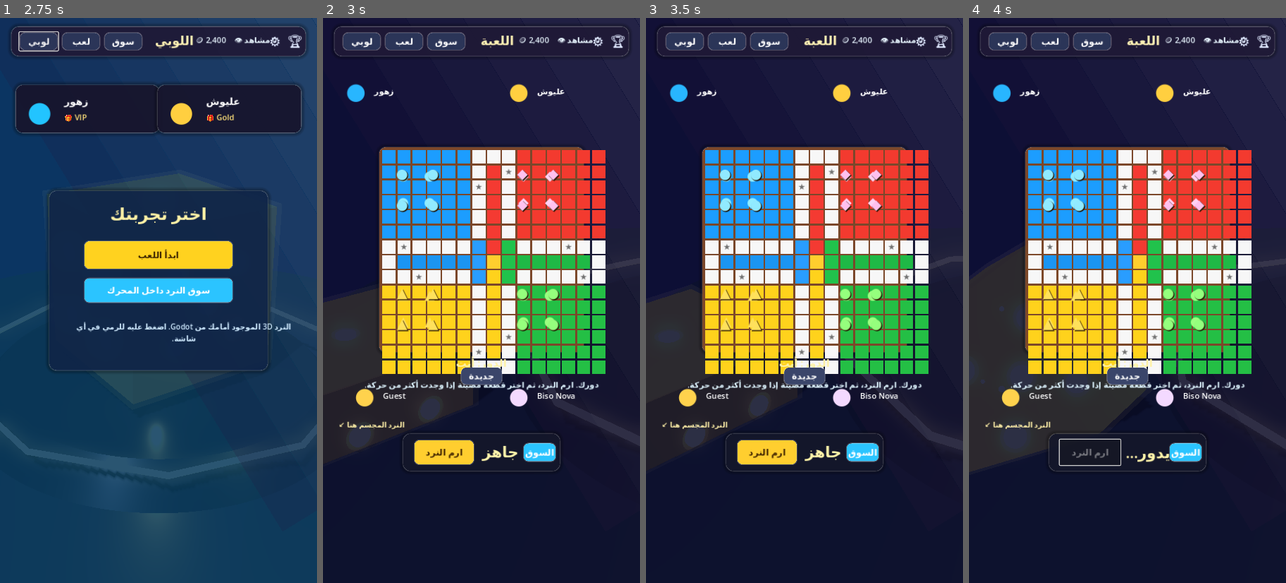
Above: before the commit, frames 1-4 (left to right).
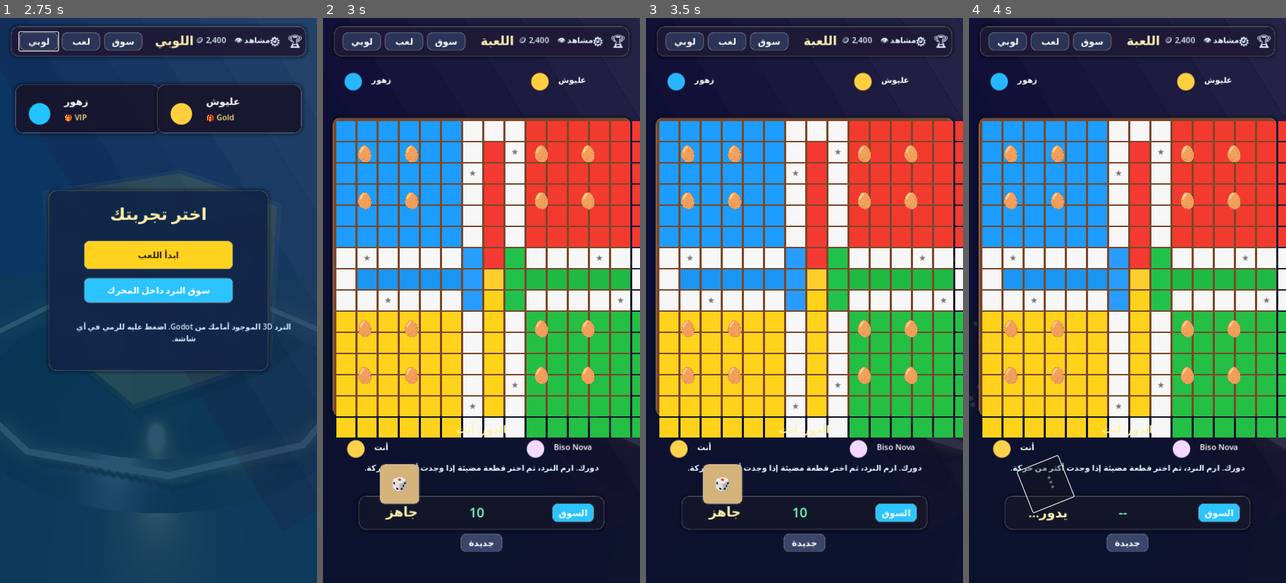
Above: after the commit, the same moments.

Repository: hamza2234/Lod
Game: Godot game, scene res://scenes/dice_preview.tscn
The game is run twice, just before and just after one commit, with the same random seed, the same clock (stepped at 60 frames per second) and the same inputs.
Inputs (mouse positions are in pixels of both pictures, inside the frame that each line leads up to):
- Up to frame 1 (2.75 s): click (158, 215) at 0.52 s; type "12" at 0.6 s; click "دخول اللوبي" at 1.25 s; click "لوبي" at 2 s
- Up to frame 2 (3 s): click "لعب" at 2.75 s
- Up to frame 3 (3.5 s): no input
- Up to frame 4 (4 s): click "ارم النرد" (after the commit: "🎲") at 3.5 s

Frame 1 is identical in both runs. In frame 2, 47% of the frame differs, in the area x 0-100%, y 9-95%; in frame 3, 47%; in frame 4, 47%.

Commit message:
Redesign portrait gameplay layout
Co-authored-by: hamza2234 <hamza2234@users.noreply.github.com>

Diff:
--- a/godot-dice-preview/scripts/dice_preview.gd
+++ b/godot-dice-preview/scripts/dice_preview.gd
@@ -77,15 +77,17 @@
 	6: [Vector2(-0.42, -0.48), Vector2(-0.42, 0.0), Vector2(-0.42, 0.48), Vector2(0.42, -0.48), Vector2(0.42, 0.0), Vector2(0.42, 0.48)],
 }
 
-const BOARD_CELL := 30.0
+const BOARD_CELL := 44.0
 const MAIN_PATH_LENGTH := 52
 const HOME_ENTRY_PROGRESS := 52
 const FINISH_PROGRESS := 58
-
-const PLAYER_NAMES := ["أنت", "عليوش CPU", "Biso CPU", "زهور CPU"]
-const PLAYER_SYMBOLS := ["●", "◆", "●", "▲"]
-const PLAYER_COLORS := [Color("#91eaff"), Color("#ffc1ef"), Color("#95ff7d"), Color("#ffe15b")]
-const PLAYER_START_OFFSETS := [0, 13, 26, 39]
+const HUMAN_TURN_SECONDS := 10.0
+const HUMAN_CHOICE_SECONDS := 6.0
+
+const PLAYER_NAMES := ["أنت", "زهور CPU", "عليوش CPU", "Biso Nova CPU"]
+const PLAYER_SYMBOLS := ["🥚", "🥚", "🥚", "🥚"]
+const PLAYER_COLORS := [Color("#ffe15b"), Color("#91eaff"), Color("#ffc1ef"), Color("#95ff7d")]
+const PLAYER_START_OFFSETS := [39, 0, 13, 26]
 const SAFE_GLOBAL_INDICES := [0, 8, 13, 21, 26, 34, 39, 47]
 
 var result_rotations := {}
@@ -100,6 +102,8 @@
 var awaiting_piece_choice := false
 var game_busy := false
 var game_over := false
+var turn_deadline := 0.0
+var turn_timer_active := false
 
 var camera: Camera3D
 var dice_root: Node3D
@@ -120,15 +124,16 @@
 var bet_label: Label
 var status_label: Label
 var turn_label: Label
+var timer_label: Label
 var demo_piece: Label
 var board_holder: Control
 var piece_labels: Array = []
 var piece_progress: Array = []
 var home_origins: Array[Vector2] = [
+	Vector2(1.1, 10.2),
 	Vector2(1.1, 1.2),
 	Vector2(10.2, 1.2),
 	Vector2(10.2, 10.2),
-	Vector2(1.1, 10.2),
 ]
 
 var rolling := false
@@ -166,6 +171,16 @@
 		dice_root.rotate_y(delta * 0.22)
 
 	_update_sparks(delta)
+	_update_turn_timer()
+	if roll_button:
+		roll_button.pivot_offset = roll_button.size / 2.0
+		if rolling and current_screen == "play":
+			roll_button.rotation += delta * 10.0
+			roll_button.scale = Vector2.ONE * (1.0 + abs(sin(time * 16.0)) * 0.08)
+		else:
+			roll_button.rotation = lerp_angle(roll_button.rotation, 0.0, min(1.0, delta * 8.0))
+			if not awaiting_piece_choice:
+				roll_button.scale = roll_button.scale.lerp(Vector2.ONE, min(1.0, delta * 8.0))
 
 
 func _unhandled_input(event: InputEvent) -> void:
@@ -455,53 +470,54 @@
 	var screen := _screen_base("play", Color("#281738"), Color("#0a0d26"))
 	_add_top_bar(screen, "اللعبة", true)
 
-	screen.add_child(_player_chip("زهور", Color("#28b6ff"), Vector2(40, 130)))
-	screen.add_child(_player_chip("عليوش", Color("#ffcf40"), Vector2(410, 130)))
-	screen.add_child(_player_chip("Biso Nova", Color("#f3d9ff"), Vector2(410, 820)))
-	screen.add_child(_player_chip("Guest", Color("#ffd24d"), Vector2(60, 820)))
+	screen.add_child(_player_chip("زهور", Color("#28b6ff"), Vector2(34, 104)))
+	screen.add_child(_player_chip("عليوش", Color("#ffcf40"), Vector2(458, 104)))
+	screen.add_child(_player_chip("Biso Nova", Color("#f3d9ff"), Vector2(448, 936)))
+	screen.add_child(_player_chip("أنت", Color("#ffd24d"), Vector2(40, 936)))
 
 	board_holder = Control.new()
-	board_holder.position = Vector2(135, 300)
+	board_holder.position = Vector2(30, 234)
 	board_holder.size = Vector2(BOARD_CELL * 15.0, BOARD_CELL * 15.0)
 	screen.add_child(board_holder)
 	_build_ludo_board(board_holder)
 
 	turn_label = _label("دورك", 24, Color("#fff2a6"), HORIZONTAL_ALIGNMENT_CENTER)
-	turn_label.position = Vector2(140, 760)
+	turn_label.position = Vector2(140, 910)
 	turn_label.size = Vector2(440, 42)
 	screen.add_child(turn_label)
 
 	status_label = _label("ارم النرد. تحتاج 6 لإخراج قطعة من البيت.", 18, Color("#dff5ff"), HORIZONTAL_ALIGNMENT_CENTER)
-	status_label.position = Vector2(70, 800)
+	status_label.position = Vector2(70, 988)
 	status_label.size = Vector2(580, 64)
 	status_label.autowrap_mode = TextServer.AUTOWRAP_WORD_SMART
 	screen.add_child(status_label)
 
-	var dice_hint := _label("النرد المجسم هنا ↙", 16, Color("#fff0a8"), HORIZONTAL_ALIGNMENT_LEFT)
-	dice_hint.position = Vector2(36, 906)
-	dice_hint.size = Vector2(180, 32)
-	screen.add_child(dice_hint)
-
-	var bottom_bar := _panel(Vector2(360, 88), Vector2(180, 940), Color("#15182c"), 18)
+	var bottom_bar := _panel(Vector2(560, 78), Vector2(80, 1082), Color("#15182c"), 18)
 	screen.add_child(bottom_bar)
 
-	roll_button = _button("ارم النرد", Vector2(138, 58), Color("#ffce2f"), Color("#402400"))
-	roll_button.position = Vector2(26, 15)
+	roll_button = _button("🎲", Vector2(92, 92), Color("#d5b47b"), Color("#402400"))
+	roll_button.position = Vector2(118, 1012)
+	roll_button.add_theme_font_size_override("font_size", 38)
 	roll_button.pressed.connect(_roll_dice)
-	bottom_bar.add_child(roll_button)
-
-	result_label = _label("جاهز", 34, Color("#fff4aa"), HORIZONTAL_ALIGNMENT_CENTER)
-	result_label.position = Vector2(176, 20)
-	result_label.size = Vector2(96, 48)
+	screen.add_child(roll_button)
+
+	result_label = _label("جاهز", 30, Color("#fff4aa"), HORIZONTAL_ALIGNMENT_CENTER)
+	result_label.position = Vector2(20, 14)
+	result_label.size = Vector2(160, 48)
 	bottom_bar.add_child(result_label)
 
-	var market_tab := _button("السوق", Vector2(76, 44), Color("#2bc4ff"), Color.WHITE)
-	market_tab.position = Vector2(274, 22)
+	timer_label = _label("10", 30, Color("#7dffbc"), HORIZONTAL_ALIGNMENT_CENTER)
+	timer_label.position = Vector2(210, 14)
+	timer_label.size = Vector2(120, 48)
+	bottom_bar.add_child(timer_label)
+
+	var market_tab := _button("السوق", Vector2(96, 44), Color("#2bc4ff"), Color.WHITE)
+	market_tab.position = Vector2(440, 17)
 	market_tab.pressed.connect(_show_screen.bind("market"))
 	bottom_bar.add_child(market_tab)
 
 	var restart := _button("جديدة", Vector2(96, 42), Color("#3a456a"), Color.WHITE)
-	restart.position = Vector2(312, 790)
+	restart.position = Vector2(312, 1168)
 	restart.pressed.connect(_start_new_match)
 	screen.add_child(restart)
 
@@ -618,11 +634,6 @@
 				var star := _label("★", 19, Color("#717171"), HORIZONTAL_ALIGNMENT_CENTER)
 				star.size = Vector2(BOARD_CELL, BOARD_CELL)
 				cell.add_child(star)
-
-	_add_home_tokens(parent, Vector2(1.1, 1.2), Color("#92edff"), "●")
-	_add_home_tokens(parent, Vector2(10.2, 1.2), Color("#ffd2f4"), "◆")
-	_add_home_tokens(parent, Vector2(10.2, 10.2), Color("#9cff80"), "●")
-	_add_home_tokens(parent, Vector2(1.1, 10.2), Color("#ffe05c"), "▲")
 
 	_create_game_pieces(parent)
 	_reset_ludo_game()
@@ -689,10 +700,12 @@
 	for player in range(4):
 		var player_labels: Array[Label] = []
 		for piece in range(4):
-			var token := _label(PLAYER_SYMBOLS[player], 31, PLAYER_COLORS[player], HORIZONTAL_ALIGNMENT_CENTER)
+			var token := _label(PLAYER_SYMBOLS[player], 42, PLAYER_COLORS[player], HORIZONTAL_ALIGNMENT_CENTER)
 			token.size = Vector2(BOARD_CELL * 1.15, BOARD_CELL * 1.15)
 			token.mouse_filter = Control.MOUSE_FILTER_STOP
 			token.add_theme_color_override("font_shadow_color", Color("#231400"))
+			token.add_theme_color_override("font_outline_color", Color("#fff6cf"))
+			token.add_theme_constant_override("outline_size", 2)
 			token.add_theme_constant_override("shadow_offset_x", 2)
 			token.add_theme_constant_override("shadow_offset_y", 2)
 			token.gui_input.connect(_on_piece_gui_input.bind(player, piece))
@@ -724,12 +737,14 @@
 		return
 	if event is InputEventMouseButton and event.pressed and event.button_index == MOUSE_BUTTON_LEFT:
 		if piece in pending_moves:
+			_stop_turn_timer()
 			awaiting_piece_choice = false
 			pending_moves.clear()
 			_clear_piece_highlights()
 			_move_piece(player, piece, roll_result)
 	elif event is InputEventScreenTouch and event.pressed:
 		if piece in pending_moves:
+			_stop_turn_timer()
 			awaiting_piece_choice = false
 			pending_moves.clear()
 			_clear_piece_highlights()
@@ -753,23 +768,23 @@
 
 
 func _finish_offset(player: int, piece: int) -> Vector2:
-	var offsets: Array[Vector2] = [Vector2(-13, -13), Vector2(13, -13), Vector2(-13, 13), Vector2(13, 13)]
+	var offsets: Array[Vector2] = [Vector2(-16, -16), Vector2(16, -16), Vector2(-16, 16), Vector2(16, 16)]
 	return offsets[piece] + Vector2(player % 2 * 4, player / 2 * 4)
 
 
 func _home_lane_position(player: int, lane_index: int, piece: int) -> Vector2:
 	var lanes: Array = [
+		[Vector2(7, 12), Vector2(7, 11), Vector2(7, 10), Vector2(7, 9), Vector2(7, 8), Vector2(7, 7)],
 		[Vector2(2, 7), Vector2(3, 7), Vector2(4, 7), Vector2(5, 7), Vector2(6, 7), Vector2(7, 7)],
 		[Vector2(7, 2), Vector2(7, 3), Vector2(7, 4), Vector2(7, 5), Vector2(7, 6), Vector2(7, 7)],
 		[Vector2(12, 7), Vector2(11, 7), Vector2(10, 7), Vector2(9, 7), Vector2(8, 7), Vector2(7, 7)],
-		[Vector2(7, 12), Vector2(7, 11), Vector2(7, 10), Vector2(7, 9), Vector2(7, 8), Vector2(7, 7)],
 	]
 	var cell: Vector2 = lanes[player][clampi(lane_index, 0, 5)]
-	return cell * BOARD_CELL + _stack_offset(piece) + Vector2(0, -2)
+	return cell * BOARD_CELL + _stack_offset(piece) + Vector2(-3, -5)
 
 
 func _stack_offset(piece: int) -> Vector2:
-	var offsets: Array[Vector2] = [Vector2(-5, -5), Vector2(5, -5), Vector2(-5, 5), Vector2(5, 5)]
+	var offsets: Array[Vector2] = [Vector2(-9, -9), Vector2(9, -9), Vector2(-9, 9), Vector2(9, 9)]
 	return offsets[piece]
 
 
@@ -803,7 +818,8 @@
 		for piece in range(piece_labels[player].size()):
 			var label: Label = piece_labels[player][piece]
 			label.scale = Vector2.ONE
-			label.add_theme_constant_override("outline_size", 0)
+			label.add_theme_color_override("font_outline_color", Color("#fff6cf"))
+			label.add_theme_constant_override("outline_size", 2)
 
 
 func _board_path_position(index: int) -> Vector2:
@@ -821,7 +837,7 @@
 		Vector2(0, 7), Vector2(0, 6),
 	]
 	var cell: Vector2 = path[index % path.size()]
-	return cell * BOARD_CELL + Vector2(0, -2)
+	return cell * BOARD_CELL + Vector2(-3, -5)
 
 
 func _move_demo_piece(steps: int) -> void:
@@ -858,6 +874,10 @@
 	pending_moves.clear()
 	_clear_piece_highlights()
 	_update_turn_ui()
+	if current_player == 0 and current_screen == "play":
+		_start_human_timer(HUMAN_TURN_SECONDS)
+	else:
+		_stop_turn_timer()
 
 	if current_screen == "play" and current_player != 0:
 		await get_tree().create_timer(0.85).timeout
@@ -873,6 +893,10 @@
 func _update_turn_ui() -> void:
 	if turn_label:
 		turn_label.text = "الدور: " + PLAYER_NAMES[current_player]
+	if roll_button:
+		roll_button.position = _dice_button_position_for_player(current_player)
+		if not rolling:
+			roll_button.text = "🎲"
 	if status_label:
 		if current_player == 0:
 			status_label.text = "دورك. ارم النرد، ثم اختر قطعة مضيئة إذا وجدت أكثر من حركة."
@@ -880,6 +904,55 @@
 			status_label.text = PLAYER_NAMES[current_player] + " يفكر ويرمي النرد..."
 	if roll_button:
 		roll_button.disabled = current_player != 0 or rolling or game_busy or game_over
+
+
+func _dice_button_position_for_player(player: int) -> Vector2:
+	match player:
+		0:
+			return Vector2(128, 1010)
+		1:
+			return Vector2(128, 158)
+		2:
+			return Vector2(500, 158)
+		3:
+			return Vector2(500, 1010)
+	return Vector2(128, 1010)
+
+
+func _start_human_timer(seconds: float) -> void:
+	turn_deadline = Time.get_ticks_msec() / 1000.0 + seconds
+	turn_timer_active = true
+	if timer_label:
+		timer_label.text = str(int(ceil(seconds)))
+
+
+func _stop_turn_timer() -> void:
+	turn_timer_active = false
+	if timer_label:
+		timer_label.text = "--"
+
+
+func _update_turn_timer() -> void:
+	if not turn_timer_active or current_screen != "play" or game_over or current_player != 0:
+		return
+	var remaining: float = max(0.0, turn_deadline - Time.get_ticks_msec() / 1000.0)
+	if timer_label:
+		timer_label.text = str(int(ceil(remaining)))
+	if remaining > 0.0:
+		return
+	turn_timer_active = false
+	if awaiting_piece_choice:
+		var fallback := _choose_cpu_move(0, pending_moves, roll_result)
+		if status_label:
+			status_label.text = "انتهى الوقت، تم اختيار حركة تلقائيًا."
+		awaiting_piece_choice = false
+		pending_moves.clear()
+		_clear_piece_highlights()
+		_move_piece(0, fallback, roll_result)
+	elif not rolling and not game_busy:
+		if status_label:
+			status_label.text = "انتهى الوقت، تم رمي النرد تلقائيًا."
+		_roll_dice()
 
 
 func _handle_roll_result() -> void:
@@ -926,6 +999,7 @@
 			pending_moves = moves
 			game_busy = false
 			_set_piece_highlights(moves)
+			_start_human_timer(HUMAN_CHOICE_SECONDS)
 			if status_label:
 				status_label.text = "اختر القطعة المضيئة التي تريد تحريكها " + str(roll_result) + " خطوات."
 	else:
@@ -1080,14 +1154,17 @@
 
 func _apply_screen_camera() -> void:
 	if current_screen == "play":
+		dice_root.visible = false
 		dice_root.position.x = -3.55
 		dice_root.position.z = 0.25
 		dice_root.scale = Vector3.ONE * 0.74
 	elif current_screen == "market":
+		dice_root.visible = true
 		dice_root.position.x = 1.45
 		dice_root.position.z = 0.0
 		dice_root.scale = Vector3.ONE * 1.0
 	else:
+		dice_root.visible = true
 		dice_root.position.x = 0.0
 		dice_root.position.z = 0.0
 		dice_root.scale = Vector3.ONE * 0.86
@@ -1278,6 +1355,7 @@
 		if current_player == 0 and roll_button and roll_button.disabled:
 			return
 		game_busy = true
+		_stop_turn_timer()
 	rolling = true
 	roll_time = 0.0
 	roll_result = randi_range(1, 6)
@@ -1288,6 +1366,7 @@
 	if result_label:
 		result_label.text = "يدور..."
 	if roll_button:
+		roll_button.text = "..."
 		roll_button.disabled = true
 	_spawn_sparks(42, 0.82)
 
@@ -1316,6 +1395,8 @@
 		dice_root.position.y = base_y
 		if result_label:
 			result_label.text = str(roll_result)
+		if roll_button:
+			roll_button.text = str(roll_result)
 		if roll_button and current_screen != "play":
 			roll_button.disabled = false
 		_spawn_sparks(54, 1.2 if roll_result == 6 else 0.74)
Not shown, changed: README.md
Not shown, changed: godot-dice-preview/README.md
